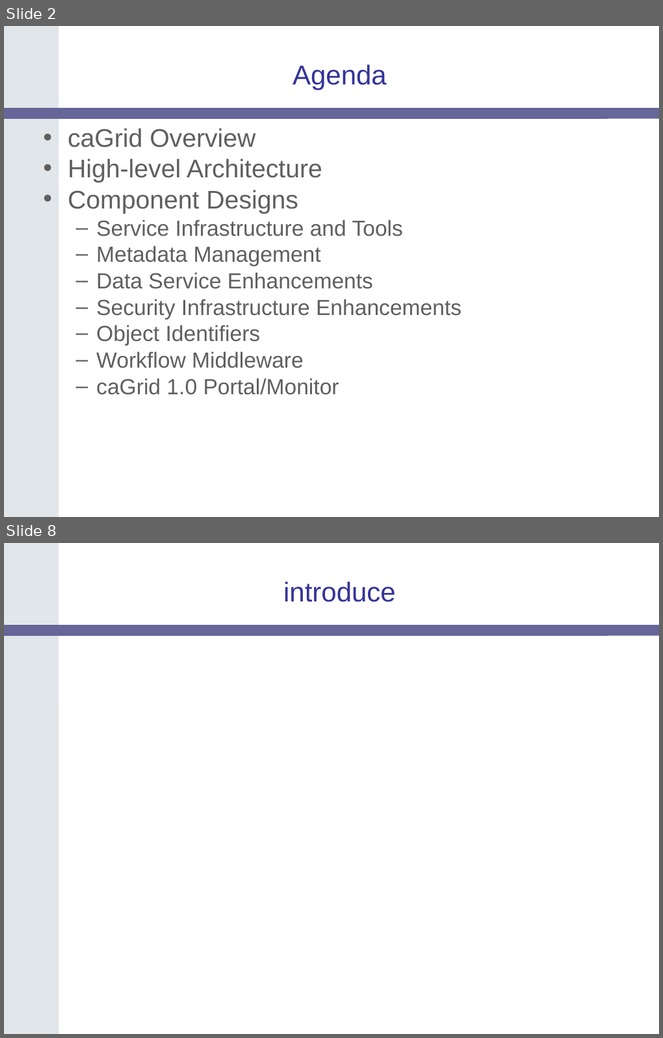
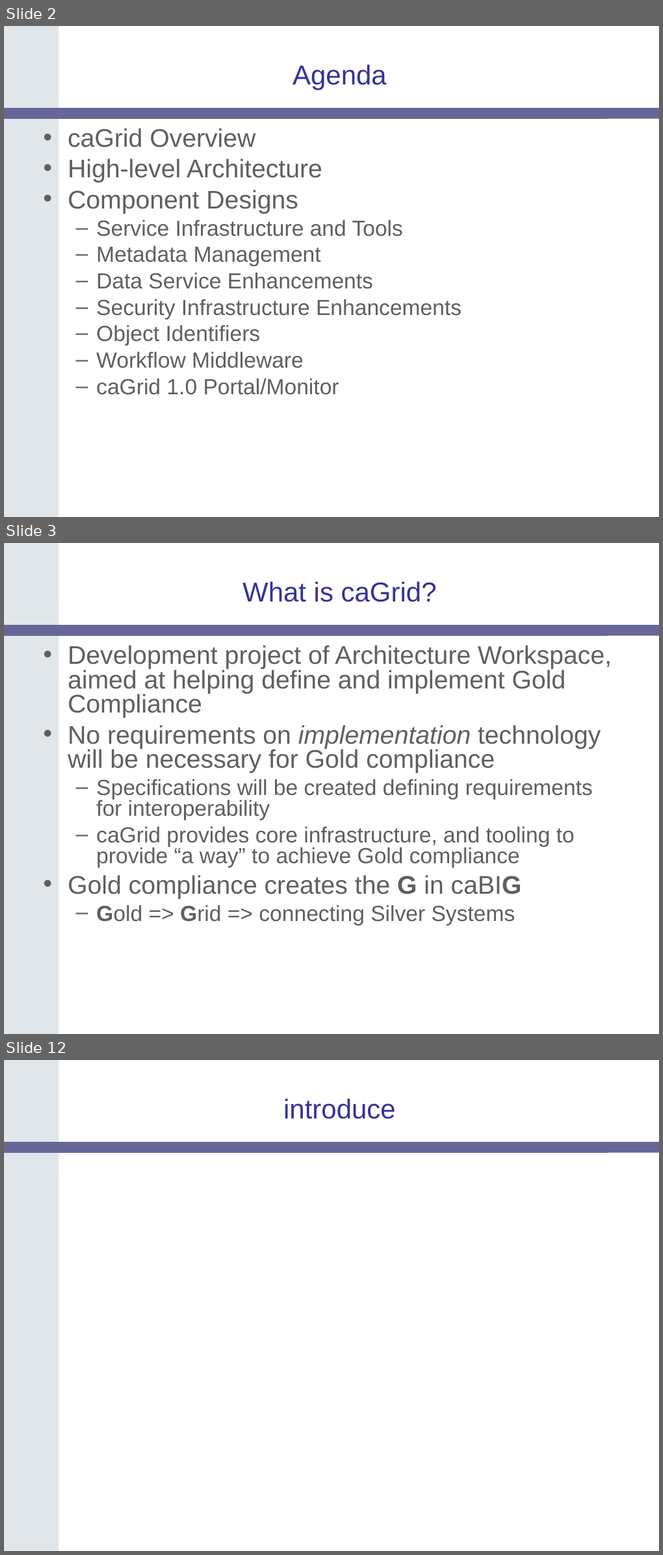
Before and after one commit to NCIP/cagrid-docs, a slide deck: presentations/200604_AnnualMeeting/caGrid-1.0-Architecture_caBIG-Annual-Meeting06.ppt. Shown one above the other, each under a label of ours: slides 2 and 8 before the commit, slides 2, 3 and 12 after it; the slides between them are not shown. The pictures are 663x1038 and 663x1555 pixels, drawn with LibreOffice and Linux fonts; fonts in the diff are those of the drawing; background and template pictures are left out. Boxes give left, top, right and bottom in pixels: in the first picture for what was removed or moved away, otherwise in the second. Text is boxed around its words. In the diff, an @@ line names an element or a change of style, - is before the commit and + after.

```diff
--- a/presentations/200604_AnnualMeeting/caGrid-1.0-Architecture_caBIG-Annual-Meeting06.ppt
+++ b/presentations/200604_AnnualMeeting/caGrid-1.0-Architecture_caBIG-Annual-Meeting06.ppt
@@ slide 3 added at bbox=[4, 543, 659, 1034], background #FFFFFF; not listed: 2 template elements that a slide beside it also shows @@
@@ title added at bbox=[243, 581, 437, 602], 30 pt, text #333399 @@
+What is caGrid?
@@ text added at bbox=[68, 645, 612, 926], 28 pt, text #5F5F5F @@
+• Development project of Architecture Workspace, aimed at helping define and implement Gold Compliance
+• No requirements on implementation technology will be necessary for Gold compliance
+  – Specifications will be created defining requirements for interoperability
+  – caGrid provides core infrastructure, and tooling to provide “a way” to achieve Gold compliance
+• Gold compliance creates the G in caBIG
+  – Gold => Grid => connecting Silver Systems
@@ what was slide 8 is now slide 12 @@
```
Also in this commit, not shown: 4 slides changed, 8 other slides added, 1 slide removed.
